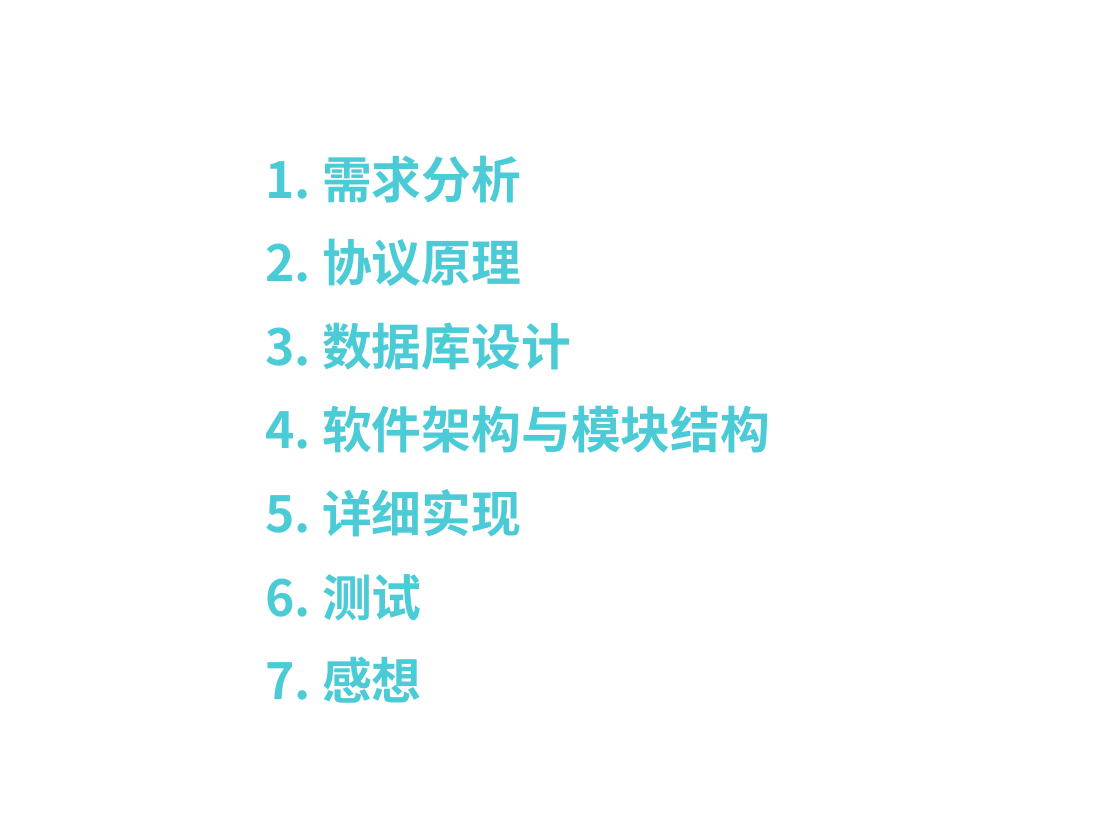
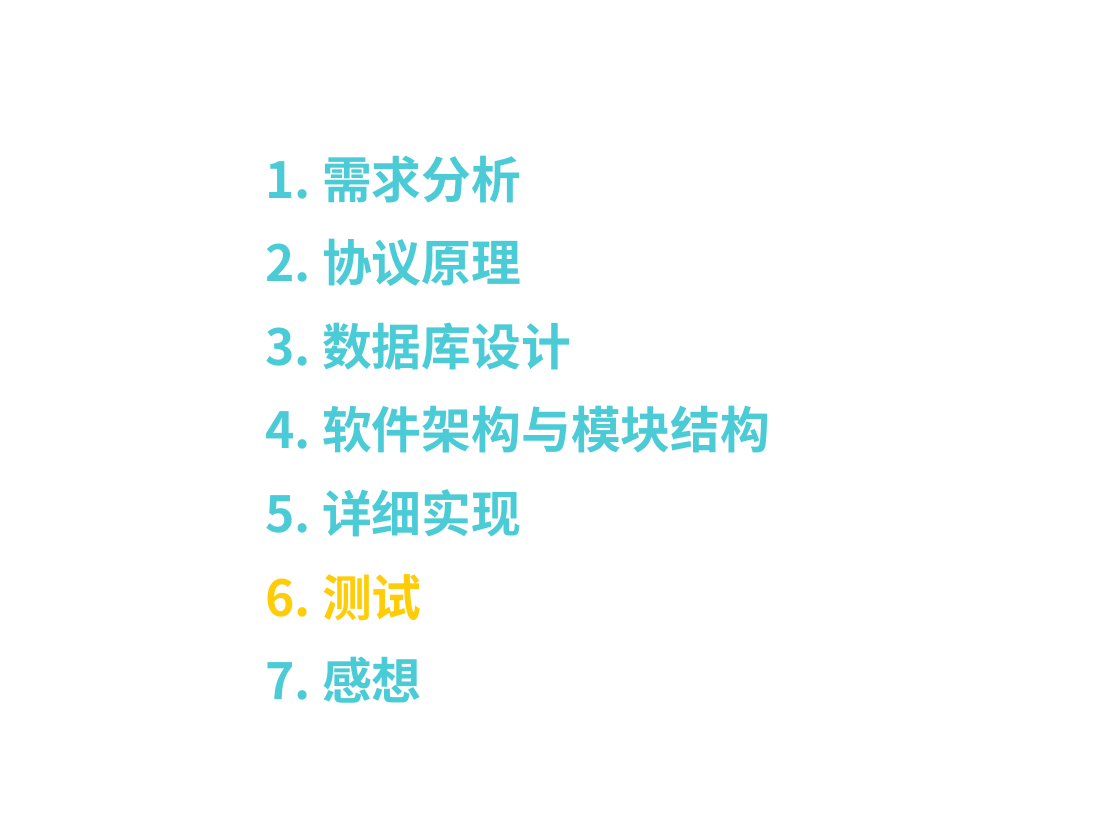
Before and after one commit to liufangri/eapsimulator, a slide deck: slide 25 of docs/培训课题/W10582孙晓宇.pptx (slide 26 before the commit). Drawn at 1120x840 pixels with LibreOffice and Linux fonts; fonts in the diff are those of the drawing; background and template pictures are left out. Boxes give left, top, right and bottom in pixels: in the first picture for what was removed or moved away, otherwise in the second. Text is boxed around its words. In the diff, an @@ line names an element or a change of style, - is before the commit and + after.

```diff
--- a/docs/培训课题/W10582孙晓宇.pptx
+++ b/docs/培训课题/W10582孙晓宇.pptx
@@ text at <box>322,574,422,621</box>: text colour #4ACBD6 to #FFCC08 in "测试" @@
```
Also in this commit, not shown: 11 other slides changed, 1 slide removed, 9 other files.
